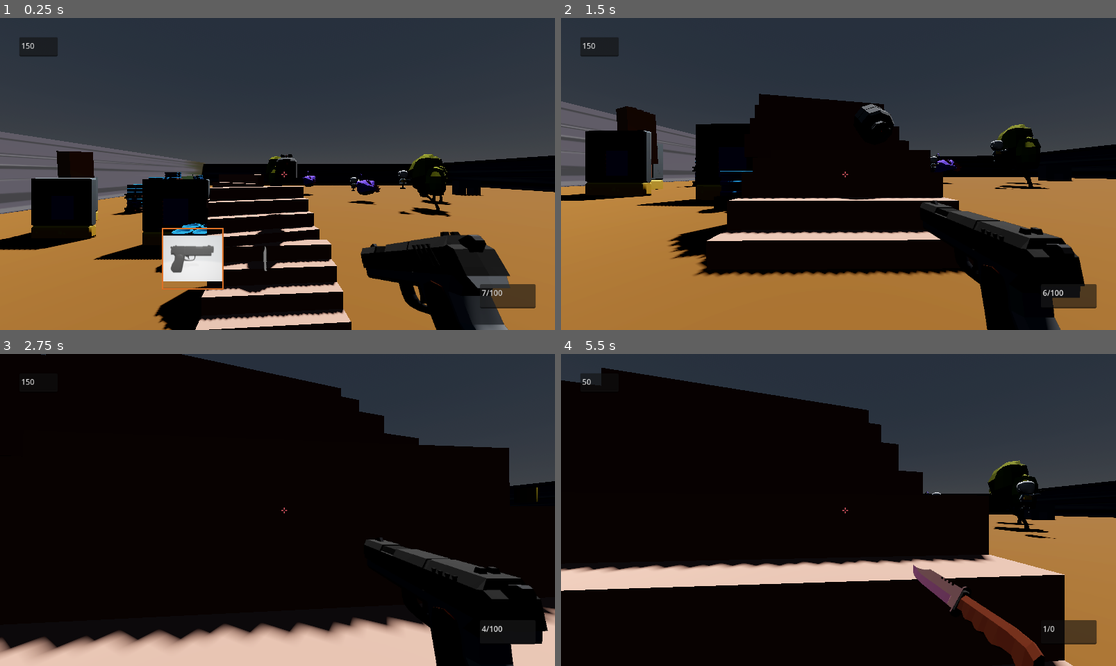
Above: before the commit, frames 1-4 (two rows, left to right).
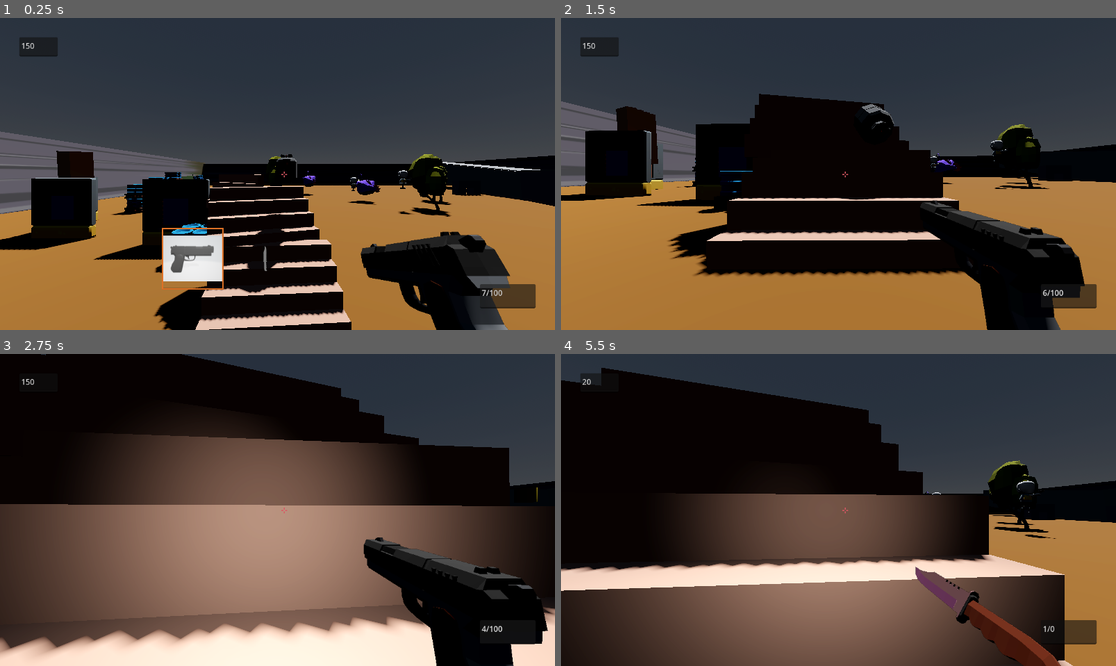
Above: after the commit, the same moments.

Repository: pixelcrust/godotfps
Game: Godot game, scene res://world.tscn
Two runs of this game, one before a commit and one after it. Both use one fixed random seed, a clock stepped at 60 frames per second and the inputs below.
Inputs (mouse positions are in pixels of both pictures, inside the frame that each line leads up to):
- Up to frame 1 (0.25 s): no input
- Up to frame 2 (1.5 s): move the mouse to (866, 174) at 0.52 s; hold W (key_forward) from 0.53 s (still down); click (866, 174) at 0.6 s; tap Space (key_jump) at 0.77 s; move the mouse to (810, 174) at 1.27 s; tap F (Interact) at 1.35 s
- Up to frame 3 (2.75 s): keep holding W (key_forward); tap Space (key_jump) at 1.52 s; click (249, 510) at 1.55 s; move the mouse to (288, 503) at 2.02 s; hold Ctrl (key_crouch) from 2.03 s (still down); click (288, 503) at 2.3 s
- Up to frame 4 (5.5 s): keep holding W (key_forward); move the mouse to (832, 516) at 2.77 s; release Ctrl (key_crouch) at 2.78 s; tap G (key_drop_weapon) at 2.85 s; tap Space (key_jump) at 3.02, 3.77, 4.52 s; click (832, 516) at 3.05 s; move the mouse to (877, 513) at 3.52 s; tap Tab (key_next_weapon) at 3.6 s; click (877, 513) at 3.8 s; move the mouse to (794, 506) at 4.27 s; tap Shift (key_run) at 4.35 s; click (794, 506) at 4.55 s; move the mouse to (844, 510) at 5.02 s; click (844, 510) at 5.1 s

The runs differ from the first frame. In frame 1, 0.6% of the frame differs, in the area x 79-100%, y 46-61%; in frame 2, 0.1%; in frame 3, 53%, in the area x 0-99%, y 22-100%; in frame 4, 35%.

Commit message:
changed knife collision, added light to player, added tunnel

Diff:
--- a/Scenes/blueprint scenes/blueprint_dropped.tscn
+++ b/Scenes/blueprint scenes/blueprint_dropped.tscn
@@ -2,7 +2,7 @@
 
 [ext_resource type="Script" path="res://Scripts/knife_dropped.gd" id="1_52nmx"]
 [ext_resource type="ArrayMesh" uid="uid://bvusfqurfcyjm" path="res://Models/Item/Pistol_1.obj" id="2_83rwr"]
-[ext_resource type="Script" path="res://Scenes/dropped_collision.gd" id="3_ipa1x"]
+[ext_resource type="Script" path="res://Scripts/dropped_collision.gd" id="3_ipa1x"]
 
 [sub_resource type="StandardMaterial3D" id="StandardMaterial3D_0n0rn"]
 albedo_color = Color(0.439216, 0.176471, 0, 1)
--- a/Scenes/gun_dropped.tscn
+++ b/Scenes/gun_dropped.tscn
@@ -1,8 +1,8 @@
 [gd_scene load_steps=11 format=3 uid="uid://dlscv3sge6u5e"]
 
-[ext_resource type="Script" path="res://Scenes/gun_dropped.gd" id="1_86lvq"]
+[ext_resource type="Script" path="res://Scripts/gun_dropped.gd" id="1_e185i"]
 [ext_resource type="ArrayMesh" uid="uid://bvusfqurfcyjm" path="res://Models/Item/Pistol_1.obj" id="3_h6ckd"]
-[ext_resource type="Script" path="res://Scenes/dropped_collision.gd" id="3_xw75f"]
+[ext_resource type="Script" path="res://Scripts/dropped_collision.gd" id="3_uy242"]
 
 [sub_resource type="StandardMaterial3D" id="StandardMaterial3D_0n0rn"]
 albedo_color = Color(0.439216, 0.176471, 0, 1)
@@ -27,7 +27,7 @@
 size = Vector3(2.42206, 1.70548, 0.772461)
 
 [node name="gun_dropped" type="Node3D"]
-script = ExtResource("1_86lvq")
+script = ExtResource("1_e185i")
 
 [node name="RigidBody3D" type="RigidBody3D" parent="."]
 transform = Transform3D(-4.37114e-08, 0, 1, 0, 1, 0, -1, 0, -4.37114e-08, 0, 0, 0)
@@ -47,7 +47,7 @@
 
 [node name="Area3D" type="Area3D" parent="RigidBody3D" groups=["interactable"]]
 collision_layer = 2
-script = ExtResource("3_xw75f")
+script = ExtResource("3_uy242")
 
 [node name="CollisionShape3D" type="CollisionShape3D" parent="RigidBody3D/Area3D"]
 transform = Transform3D(0.3, 0, 0, 0, 0.3, 0, 0, 0, 0.3, 0.142948, 0.0621176, 0.00952148)
--- a/Scenes/knife.tscn
+++ b/Scenes/knife.tscn
@@ -16,6 +16,8 @@
 
 [sub_resource type="StandardMaterial3D" id="StandardMaterial3D_lqx51"]
 albedo_color = Color(0.156863, 0.156863, 0.156863, 1)
+
+[sub_resource type="BoxShape3D" id="BoxShape3D_kgh7q"]
 
 [sub_resource type="Animation" id="Animation_8y2jy"]
 length = 0.001
@@ -62,7 +64,7 @@
 
 [sub_resource type="Animation" id="Animation_3nbol"]
 resource_name = "shoot"
-length = 0.5
+length = 0.6
 step = 0.05
 tracks/0/type = "value"
 tracks/0/imported = false
@@ -71,10 +73,10 @@
 tracks/0/interp = 1
 tracks/0/loop_wrap = true
 tracks/0/keys = {
-"times": PackedFloat32Array(0, 0.05, 0.5),
-"transitions": PackedFloat32Array(1, 1, 1),
+"times": PackedFloat32Array(0, 0.05, 0.1, 0.6),
+"transitions": PackedFloat32Array(1, 1, 1, 1),
 "update": 0,
-"values": [Vector3(0, 0, 0), Vector3(-0.208842, 0, 0), Vector3(0.481106, 0, 0)]
+"values": [Vector3(0, 0, 0), Vector3(-0.208842, 0, 0), Vector3(0.481106, 0, 0), Vector3(0, 0, 0)]
 }
 
 [sub_resource type="AnimationLibrary" id="AnimationLibrary_eg7wy"]
@@ -96,10 +98,10 @@
 surface_material_override/2 = SubResource("StandardMaterial3D_0qvq6")
 surface_material_override/3 = SubResource("StandardMaterial3D_lqx51")
 
-[node name="RayCast3D" type="RayCast3D" parent="MeshInstance3D"]
-transform = Transform3D(-0.983242, -0.174426, -0.0530105, 0.159189, -0.679766, -0.715945, 0.088845, -0.712386, 0.696141, 4.12333e-07, 0.805019, 2.06196e-07)
-collision_mask = 3
-hit_from_inside = true
+[node name="ShapeCast3D" type="ShapeCast3D" parent="MeshInstance3D"]
+transform = Transform3D(2, 4.65324e-17, 0, 4.65324e-17, 2, 0, 0, 0, 2, 8.74214e-06, 2.41496, 6.12237e-06)
+shape = SubResource("BoxShape3D_kgh7q")
+collision_mask = 2
 
 [node name="AnimationPlayer" type="AnimationPlayer" parent="."]
 libraries = {
--- a/Scenes/knife_dropped.tscn
+++ b/Scenes/knife_dropped.tscn
@@ -1,8 +1,8 @@
 [gd_scene load_steps=10 format=3 uid="uid://doj4krciulmc7"]
 
-[ext_resource type="Script" path="res://Scenes/knife_dropped.gd" id="1_xjb77"]
+[ext_resource type="Script" path="res://Scripts/knife_dropped.gd" id="1_xjb77"]
 [ext_resource type="ArrayMesh" uid="uid://ybhcy3yvmw52" path="res://resources/Survival Pack - Sept 2020/OBJ/Knife.obj" id="3_cbs2y"]
-[ext_resource type="Script" path="res://Scenes/dropped_collision.gd" id="3_pib5g"]
+[ext_resource type="Script" path="res://Scripts/dropped_collision.gd" id="3_pib5g"]
 
 [sub_resource type="StandardMaterial3D" id="StandardMaterial3D_7jsij"]
 albedo_color = Color(0.611765, 0.439216, 0.435294, 1)
--- a/Scenes/player.tscn
+++ b/Scenes/player.tscn
@@ -128,6 +128,11 @@
 [node name="Camera3D" type="Camera3D" parent="Head"]
 cull_mask = 1048573
 
+[node name="SpotLight3D" type="SpotLight3D" parent="Head/Camera3D"]
+light_energy = 0.5
+spot_range = 2.0
+spot_angle = 70.0
+
 [node name="CanvasLayer" type="CanvasLayer" parent="Head/Camera3D"]
 layer = 2
 
--- a/Scenes/shotgun_dropped.tscn
+++ b/Scenes/shotgun_dropped.tscn
@@ -1,8 +1,8 @@
 [gd_scene load_steps=11 format=3 uid="uid://dlst0rgesxcjk"]
 
-[ext_resource type="Script" path="res://Scenes/shotgun_dropped.gd" id="1_77pfj"]
+[ext_resource type="Script" path="res://Scripts/shotgun_dropped.gd" id="1_77pfj"]
 [ext_resource type="ArrayMesh" uid="uid://bcnl4ay0xvw0" path="res://Models/Item/Shotgun_SawedOff.obj" id="2_wt8dp"]
-[ext_resource type="Script" path="res://Scenes/dropped_collision.gd" id="3_yawhs"]
+[ext_resource type="Script" path="res://Scripts/dropped_collision.gd" id="3_yawhs"]
 
 [sub_resource type="StandardMaterial3D" id="StandardMaterial3D_6w4er"]
 albedo_color = Color(0.356863, 0.372549, 0.313726, 1)
--- a/Scenes/sniper_dropped.tscn
+++ b/Scenes/sniper_dropped.tscn
@@ -1,8 +1,8 @@
 [gd_scene load_steps=11 format=3 uid="uid://8rghxxu8rxow"]
 
-[ext_resource type="Script" path="res://Scenes/sniper_dropped.gd" id="1_eyl1h"]
+[ext_resource type="Script" path="res://Scripts/sniper_dropped.gd" id="1_eyl1h"]
 [ext_resource type="ArrayMesh" uid="uid://cnyge50dpdd3d" path="res://Models/Item/SniperRifle_1.obj" id="2_5rq2b"]
-[ext_resource type="Script" path="res://Scenes/dropped_collision.gd" id="3_pnsxn"]
+[ext_resource type="Script" path="res://Scripts/dropped_collision.gd" id="3_pnsxn"]
 
 [sub_resource type="StandardMaterial3D" id="StandardMaterial3D_ayjbo"]
 albedo_color = Color(0.439216, 0.176471, 0, 1)
--- a/Scripts/Player.gd
+++ b/Scripts/Player.gd
@@ -113,8 +113,6 @@
 
 	Input.set_mouse_mode(Input.MOUSE_MODE_CAPTURED)
 	equip_weapon()
-	#var MainEnv = camera.get_environment()
-	#guncamera.set_environment(MainEnv)
 
 
 func _unhandled_input(event):
@@ -141,12 +139,15 @@
 
 	if inventory.is_empty() == false:
 		#display ammo
+		display_ammo.visible = true
 		display_ammo.clear()
 		display_ammo.insert_text_at_caret(str(inventory[inventory_selector].loaded)+"/"+str(inventory[inventory_selector].spare_ammo))
-
-		#display hp
-		display_hp.clear()
-		display_hp.insert_text_at_caret(str(hp))
+	else:
+		display_ammo.visible = false
+
+	#display hp
+	display_hp.clear()
+	display_hp.insert_text_at_caret(str(hp))
 
 	# Handle Jump.
 	if Input.is_action_just_pressed("key_jump") and is_on_floor():
@@ -277,8 +278,6 @@
 	return pos
 
 func equip_weapon():
-
-
 	#equip weapon
 	if(inventory_selector<inventory.size()):
 		equipped_id = inventory[inventory_selector].item_id
@@ -399,7 +398,6 @@
 	if(time_rooted > 0):
 		set_rooted(time_rooted)
 
-
 func _on_bone_body_bodypart_hit(dmg,time_rooted):
 	hp -= dmg
 	if(time_rooted > 0):
@@ -473,4 +471,3 @@
 
 func _inventory_gui_timeout():
 	display_inventory.visible = false
-	display_inventory.visible = false
--- a/knife.gd
+++ b/knife.gd
@@ -1,9 +1,9 @@
 extends Node3D
 
-const dmg = 700
+const dmg = 30
 const time_rooted = 1
 @onready var player = null
-@onready var raycast = $MeshInstance3D/RayCast3D
+@onready var shapecast = $MeshInstance3D/ShapeCast3D
 @onready var animation_player = $AnimationPlayer
 
 # Called when the node enters the scene tree for the first time.
@@ -20,15 +20,19 @@
 		pass
 
 	else:
-
-		if raycast.is_colliding():
-			print("raycast collision knife with:" + str(raycast.get_collider()) )
-			if(raycast.get_collider().is_in_group("has_hp")):
-				raycast.get_collider().hit(dmg,time_rooted)
+		await get_tree().create_timer(0.5).timeout
+		if shapecast.is_colliding():
+			print("raycast collision knife with:" + str(shapecast.get_collider(0)) )
+			if(shapecast.get_collider(0).is_in_group("has_hp")):
+				shapecast.get_collider(0).hit(dmg,time_rooted)
 				#raycast.enabled = false
 		animation_player.play("shoot")
 		#raycast.enabled = true
-		print_debug(raycast.get_collider())
+		print_debug(shapecast.get_collider(0))
+
+func _on_timer_timeout():
+	pass
+
 
 func reload(inventory_selector):
 	pass
--- /dev/null
+++ b/tunnel.tscn
@@ -0,0 +1,50 @@
+[gd_scene load_steps=6 format=3 uid="uid://bs48udd024l4p"]
+
+[sub_resource type="BoxMesh" id="BoxMesh_445vj"]
+
+[sub_resource type="ConvexPolygonShape3D" id="ConvexPolygonShape3D_ikk2o"]
+points = PackedVector3Array(-0.5, -0.5, -0.5, 0.5, 0.5, 0.5, 0.5, -0.5, 0.5, 0.5, 0.5, -0.5, -0.5, 0.5, 0.5, 0.5, -0.5, -0.5, -0.5, -0.5, 0.5, -0.5, 0.5, -0.5)
+
+[sub_resource type="ConvexPolygonShape3D" id="ConvexPolygonShape3D_xtjcq"]
+points = PackedVector3Array(-0.5, -0.5, -0.5, 0.5, 0.5, 0.5, 0.5, -0.5, 0.5, 0.5, 0.5, -0.5, -0.5, 0.5, 0.5, 0.5, -0.5, -0.5, -0.5, -0.5, 0.5, -0.5, 0.5, -0.5)
+
+[sub_resource type="ConvexPolygonShape3D" id="ConvexPolygonShape3D_kxqw5"]
+points = PackedVector3Array(-0.5, -0.5, -0.5, 0.5, 0.5, 0.5, 0.5, -0.5, 0.5, 0.5, 0.5, -0.5, -0.5, 0.5, 0.5, 0.5, -0.5, -0.5, -0.5, -0.5, 0.5, -0.5, 0.5, -0.5)
+
+[sub_resource type="ConvexPolygonShape3D" id="ConvexPolygonShape3D_hh7gg"]
+points = PackedVector3Array(-0.5, -0.5, -0.5, 0.5, 0.5, 0.5, 0.5, -0.5, 0.5, 0.5, 0.5, -0.5, -0.5, 0.5, 0.5, 0.5, -0.5, -0.5, -0.5, -0.5, 0.5, -0.5, 0.5, -0.5)
+
+[node name="tunnel" type="StaticBody3D"]
+transform = Transform3D(2, 0, 0, 0, 2, 0, 0, 0, 2, 0, 0, 0)
+
+[node name="MeshInstance3D" type="MeshInstance3D" parent="."]
+transform = Transform3D(22.0001, 0, 0, 0, 2.63225, 0, 0, 0, 0.204313, 0, 0, 0)
+mesh = SubResource("BoxMesh_445vj")
+
+[node name="CollisionShape3D4" type="CollisionShape3D" parent="."]
+transform = Transform3D(22.0001, 0, 0, 0, 2.63225, 0, 0, 0, 0.204313, 0, 0, 0)
+shape = SubResource("ConvexPolygonShape3D_ikk2o")
+
+[node name="MeshInstance3D2" type="MeshInstance3D" parent="."]
+transform = Transform3D(22.0001, 0, 0, 0, 2.63225, 0, 0, 0, 0.204313, 0, 0, -2.66887)
+mesh = SubResource("BoxMesh_445vj")
+
+[node name="CollisionShape3D3" type="CollisionShape3D" parent="."]
+transform = Transform3D(22.0001, 0, 0, 0, 2.63225, 0, 0, 0, 0.204313, 0, 0, -2.66887)
+shape = SubResource("ConvexPolygonShape3D_xtjcq")
+
+[node name="MeshInstance3D3" type="MeshInstance3D" parent="."]
+transform = Transform3D(22.0001, 0, 0, 0, -1.15059e-07, -0.204313, 0, 2.63225, -8.9308e-09, 0, 1.28303, -1.33675)
+mesh = SubResource("BoxMesh_445vj")
+
+[node name="CollisionShape3D2" type="CollisionShape3D" parent="."]
+transform = Transform3D(22.0001, 0, 0, 0, -1.15059e-07, -0.204313, 0, 2.63225, -8.9308e-09, 0, 1.28303, -1.33675)
+shape = SubResource("ConvexPolygonShape3D_kxqw5")
+
+[node name="MeshInstance3D4" type="MeshInstance3D" parent="."]
+transform = Transform3D(22.0001, 0, 0, 0, -1.15059e-07, -0.204313, 0, 2.63225, -8.9308e-09, 0, -1.26557, -1.33675)
+mesh = SubResource("BoxMesh_445vj")
+
+[node name="CollisionShape3D" type="CollisionShape3D" parent="."]
+transform = Transform3D(22.0001, 0, 0, 0, -1.15059e-07, -0.204313, 0, 2.63225, -8.9308e-09, 0, -1.26557, -1.33675)
+shape = SubResource("ConvexPolygonShape3D_hh7gg")
--- a/world.tscn
+++ b/world.tscn
@@ -17,6 +17,7 @@
 [ext_resource type="PackedScene" uid="uid://dlscv3sge6u5e" path="res://Scenes/gun_dropped.tscn" id="15_hb5cg"]
 [ext_resource type="PackedScene" uid="uid://dlst0rgesxcjk" path="res://Scenes/shotgun_dropped.tscn" id="16_hwsol"]
 [ext_resource type="PackedScene" uid="uid://doj4krciulmc7" path="res://Scenes/knife_dropped.tscn" id="17_opru6"]
+[ext_resource type="PackedScene" uid="uid://bs48udd024l4p" path="res://tunnel.tscn" id="18_0nf06"]
 
 [sub_resource type="ProceduralSkyMaterial" id="ProceduralSkyMaterial_q60k4"]
 sky_horizon_color = Color(0.64625, 0.65575, 0.67075, 1)
@@ -187,3 +188,9 @@
 
 [node name="knife_dropped" parent="." instance=ExtResource("17_opru6")]
 transform = Transform3D(1, 0, 0, 0, 1, 0, 0, 0, 1, -17.1396, 0.977058, 31.3644)
+
+[node name="tunnel" parent="." instance=ExtResource("18_0nf06")]
+transform = Transform3D(1, 0, 1.73205, 0, 2, 0, -1.73205, 0, 1, 16.8604, 2.97706, 18.3644)
+
+[node name="tunnel2" parent="." instance=ExtResource("18_0nf06")]
+transform = Transform3D(0.630669, 0, 1.89796, 0.197963, 1.98909, -0.0657805, -1.88761, 0.208606, 0.627229, 34.5559, 4.78712, -21.0343)
Not shown: 1 places in Scenes/knife.tscn that only renumber resources
Renamed: Scenes/dropped_collision.gd -> Scripts/dropped_collision.gd
Renamed: Scenes/gun_dropped.gd -> Scripts/gun_dropped.gd
Renamed: Scenes/knife_dropped.gd -> Scripts/knife_dropped.gd
Renamed: Scenes/shotgun_dropped.gd -> Scripts/shotgun_dropped.gd
Renamed: Scenes/sniper_dropped.gd -> Scripts/sniper_dropped.gd
Not shown: 1 places in world.tscn that only renumber resources
